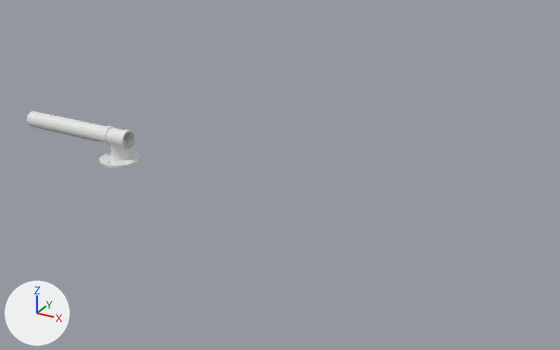
The Blender file SourceModels/Pipe_Rails.blend, before and after one commit.
Before and after are seen from a camera (50 mm lens) standing at (17.11, -6.76, 3.49) and looking at (13.79, -0.73, 0.48). The axes (+X, +Y, +Z) are drawn at lower left. The lights are the same throughout.

In view in the first picture: 'Pipe'.
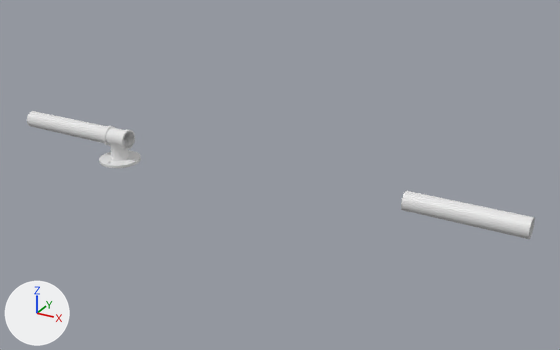
Edits to the bpy script that builds the scene:
```text
Add me_cylinder_000:
    me_cylinder_000.from_pydata(...)  # 192 vertices, 144 faces; spans x -1.337..-0.089, y -0.105..0.105, z 0.029..0.24
    me_cylinder_000.polygons.foreach_set('use_smooth', [True] * 144)
Add ob_pipe_section_001:
    ob_pipe_section_001 = bpy.data.objects.new('Pipe Section.001', me_cylinder_000)
    ob_pipe_section_001.location = (16.153, 0.0, 0.0)
```

Changed parts and their boxes (x1, y1, x2, y2) in the pictures (560 x 350 px):
'Pipe Section.001', added: after (401, 191, 535, 239)
